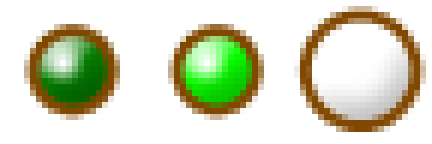
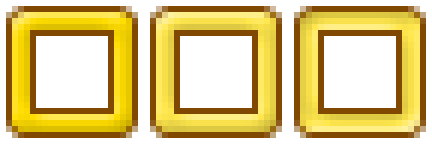
Layer changes from the first 432 × 144 image to the second:
added layer "Фигура 1 (копия) 2" above "Фигура 1 (копия)" over [300, 12, 420, 132]
added layer "Фигура 1 (копия)" above "Фигура 1" over [156, 12, 276, 132]
added layer "Фигура 1" above "old version" over [12, 12, 132, 132]
moved "Фигура 2 (копия)" into group "old version" over [36, 36, 108, 108]
moved "Фигура 2 (копия) 2" into group "old version" over [180, 36, 252, 108]
moved "Фигура 2 (копия) 3" into group "old version" over [306, 18, 414, 120]
